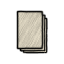
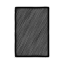
Revision of a layered 64x64 image; what changed, layer by layer:
added group "Card" with 3 layers above "Map" over [14, 5, 50, 58]
added layer "DiscardPile" (1st of 3, in "Card") in group "Card" over [14, 5, 50, 58]
added layer "Color Fill 7" (1st of 2, in "Card") (multiply, 70%) in group "Card" over [15, 7, 49, 57]
added layer "Color Fill 2 copy" (1st of 2, in "Card") in group "Card" over [15, 7, 49, 57]
hid group "Deck" (3 layers) over [16, 10, 48, 54]
